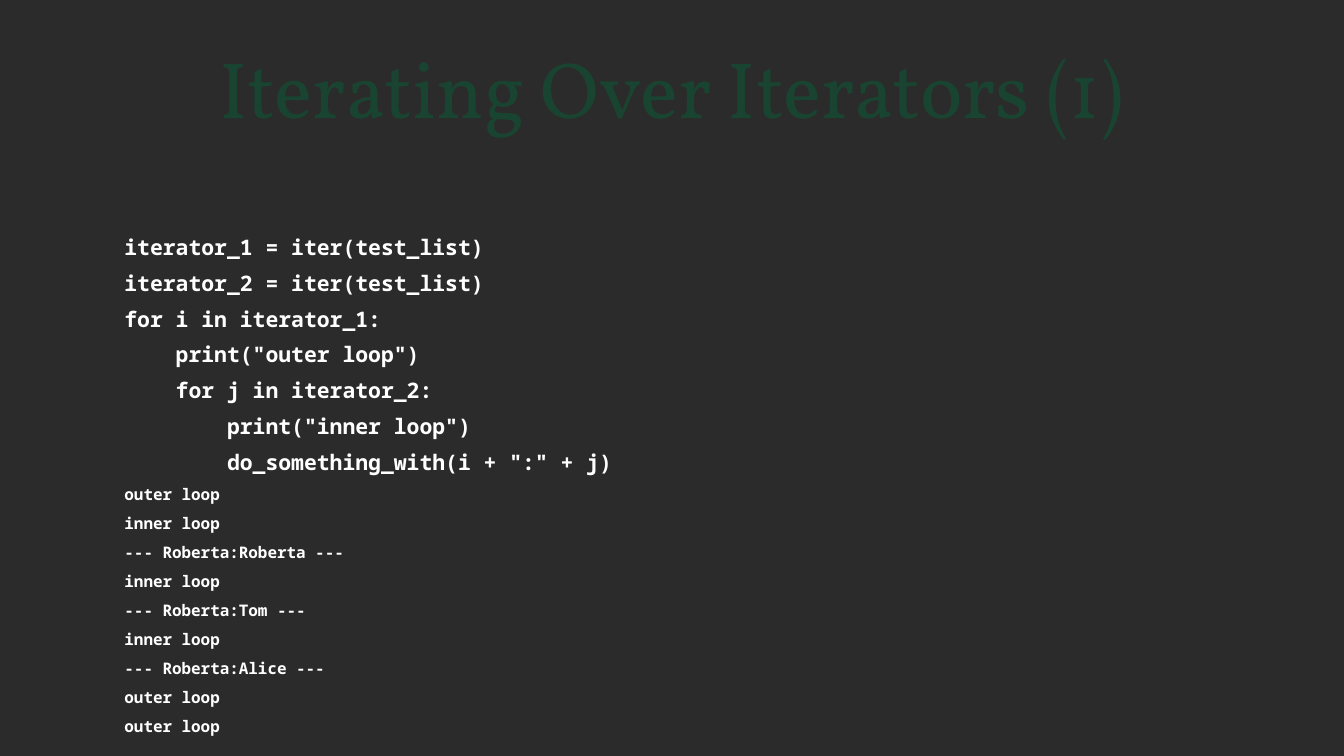
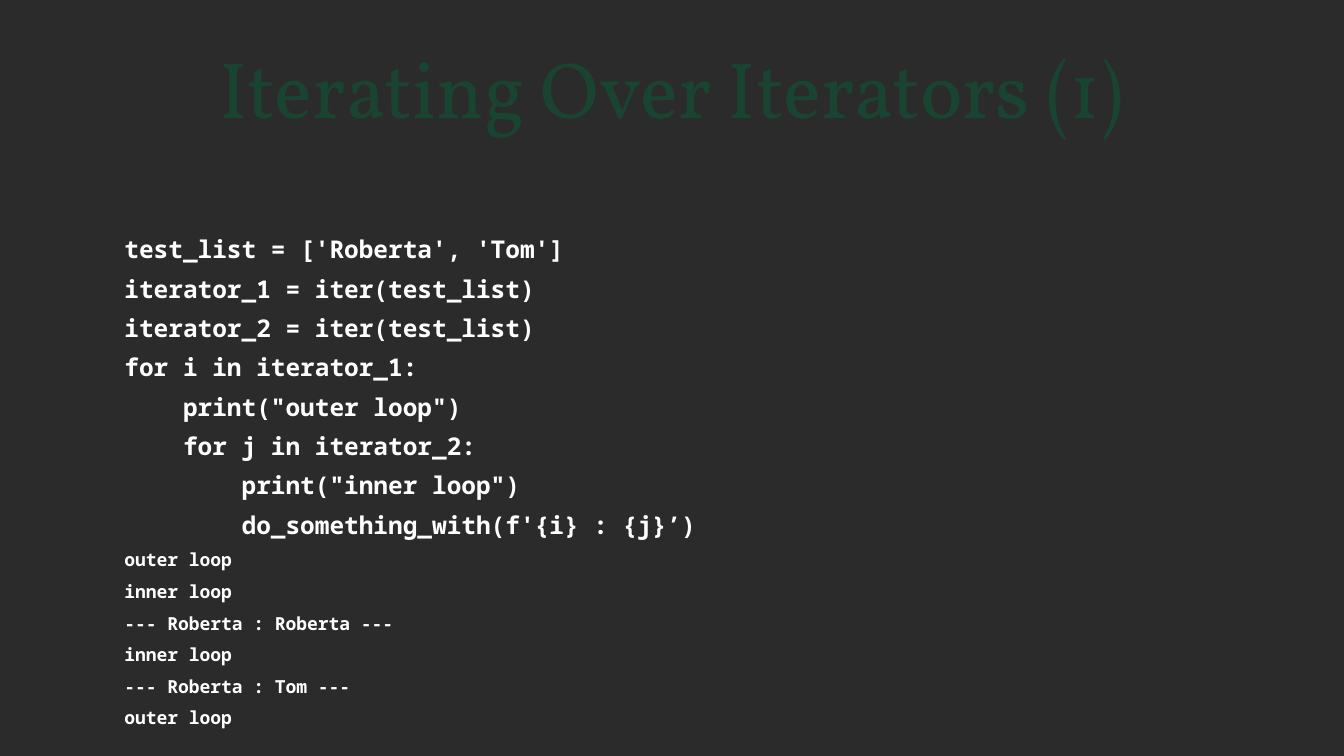
Before and after one commit to steveholden/iteration, a slide deck: slide 14 of iterables.pptx (slide 13 before the commit). Drawn at 1344x756 pixels with LibreOffice and Linux fonts; fonts in the diff are those of the drawing; background and template pictures are left out; a plain dark background stands for a picture behind light text. Boxes give left, top, right and bottom in pixels: in the first picture for what was removed or moved away, otherwise in the second. Text is boxed around its words. In the diff, an @@ line names an element or a change of style, - is before the commit and + after.

```diff
--- a/iterables.pptx
+++ b/iterables.pptx
@@ text at <box>124,239,696,693</box>: paragraph removed @@
-outer loop
@@ text at <box>124,239,564,263</box>: paragraph added @@
+test_list = ['Roberta', 'Tom']
@@ text at <box>124,279,535,666</box>: size 12.7 to 14.4 pt in "iterator_1 = iter(test_list)", "iterator_2 = iter(test_list)", "for i in iterator_1:", "print("outer loop")" and 2 more places; size 9.4 to 10.6 pt in "outer loop", "inner loop", "inner loop", "outer loop" @@
@@ text at <box>242,515,696,540</box>: text changed; size 12.7 to 14.4 pt @@
-do_something_with(i + ":" + j)
+do_something_with(f'{i} : {j}’)
@@ text at <box>167,616,350,630</box>: text changed; size 9.4 to 10.6 pt @@
---- Roberta:Roberta ---
+--- Roberta : Roberta ---
@@ text at <box>167,679,307,693</box>: text changed; size 9.4 to 10.6 pt @@
---- Roberta:Tom ---
-inner loop
---- Roberta:Alice ---
+--- Roberta : Tom ---
```
Also in this commit, not shown: 16 other slides changed, 4 slides added, 1 slide removed, 9 other files.
